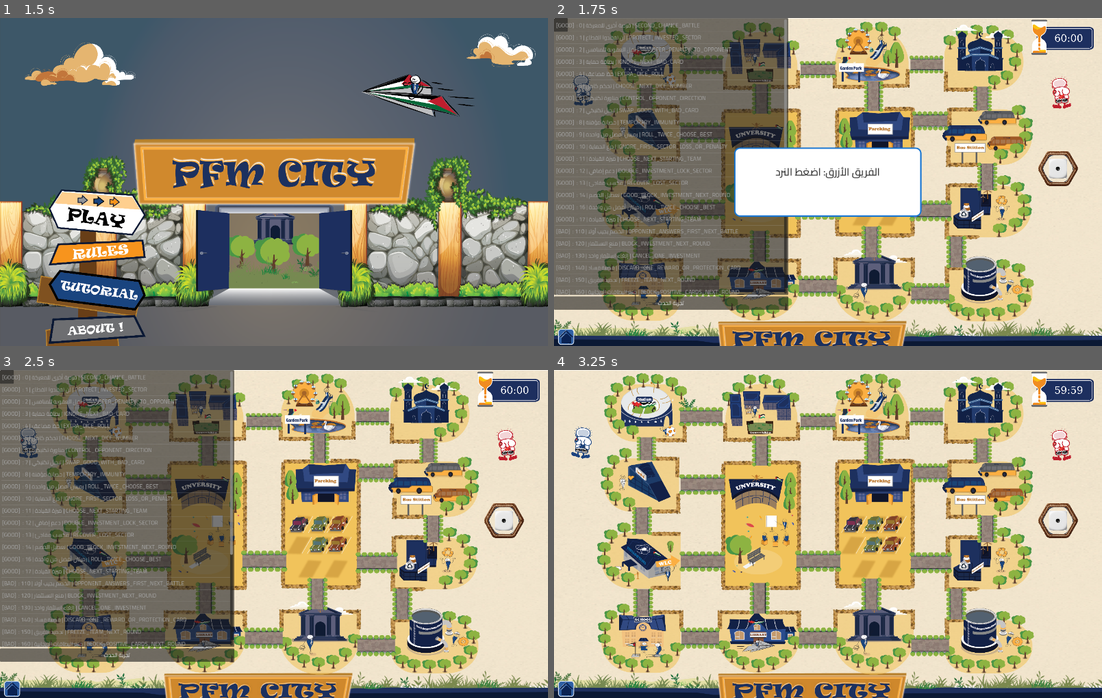
Above: before the commit, frames 1-4 (two rows, left to right).
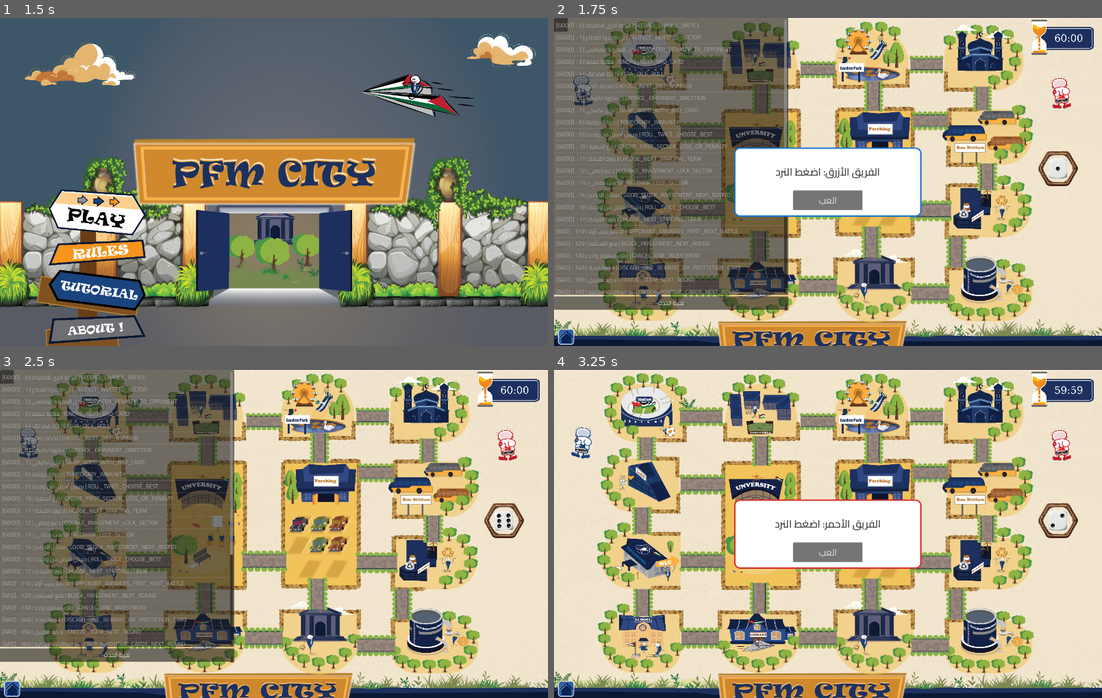
Above: after the commit, the same moments.

Repository: Ahmad-slh/pmf-city-origin
Game: Godot game, scene res://scenes/MainMenu.tscn
Same seed, same stepped clock (60 frames per second), same inputs: the game is played once before the commit and once after it.
Inputs (mouse positions are in pixels of both pictures, inside the frame that each line leads up to; where the layout moved, square brackets give the same spot in the first picture):
- Up to frame 1 (1.5 s): click (98, 211) at 0.5 s; click (98, 211) at 1.25 s
- Up to frame 2 (1.75 s): no input
- Up to frame 3 (2.5 s): click (274, 553) [274, 534] at 2 s
- Up to frame 4 (3.25 s): click "تجربة الحدث" at 2.75 s

Frame 1 is identical in both runs. In frame 2, 0.8% of the frame differs, in the area x 43-57%, y 52-59%; in frame 3, less than 0.1%; in frame 4, 7.2%, in the area x 32-94%, y 39-61%.

Commit message:
Add street card close button, roll-off play button, F10 debug shortcut
- StreetCard: add an X close button on the event face that follows
  the same close_card() path as the bottom button (applies effect,
  hides, ends turn) so there's a single close path instead of two
- board.gd: roll-off popup gets an optional "العب" button that skips
  waiting for the dice piece press and rolls immediately
- DebugEventPanel: F10 opens the choose-dice popup directly for
  manual testing of the six buttons; gated by the same
  OS.is_debug_build() check as F9, so it's a no-op in release builds
- sector_question_card: extract the answer timer duration into
  ANSWER_TIME_SECONDS (40s, up from 30s) as the single source of truth

Diff:
--- a/scenes/StreetCard.tscn
+++ b/scenes/StreetCard.tscn
@@ -22,6 +22,46 @@
 corner_radius_top_right = 10
 corner_radius_bottom_right = 10
 corner_radius_bottom_left = 10
+
+[sub_resource type="StyleBoxFlat" id="StyleBoxFlat_closenorm"]
+bg_color = Color(0.09, 0.145, 0.29, 0.78)
+border_width_left = 2
+border_width_top = 2
+border_width_right = 2
+border_width_bottom = 2
+border_color = Color(1, 1, 1, 0.55)
+corner_radius_top_left = 28
+corner_radius_top_right = 28
+corner_radius_bottom_right = 28
+corner_radius_bottom_left = 28
+shadow_color = Color(0, 0, 0, 0.35)
+shadow_size = 4
+
+[sub_resource type="StyleBoxFlat" id="StyleBoxFlat_closehover"]
+bg_color = Color(0.7529412, 0.22352941, 0.16862746, 0.92)
+border_width_left = 2
+border_width_top = 2
+border_width_right = 2
+border_width_bottom = 2
+border_color = Color(1, 1, 1, 0.85)
+corner_radius_top_left = 28
+corner_radius_top_right = 28
+corner_radius_bottom_right = 28
+corner_radius_bottom_left = 28
+shadow_color = Color(0, 0, 0, 0.35)
+shadow_size = 4
+
+[sub_resource type="StyleBoxFlat" id="StyleBoxFlat_closepress"]
+bg_color = Color(0.58, 0.16, 0.12, 1)
+border_width_left = 2
+border_width_top = 2
+border_width_right = 2
+border_width_bottom = 2
+border_color = Color(1, 1, 1, 0.85)
+corner_radius_top_left = 28
+corner_radius_top_right = 28
+corner_radius_bottom_right = 28
+corner_radius_bottom_left = 28
 
 [node name="StreetCard" type="CanvasLayer" unique_id=450592838]
 scale = Vector2(0.28, 0.28)
@@ -116,4 +156,27 @@
 theme_override_styles/hover = SubResource("StyleBoxFlat_bkdw7")
 autowrap_mode = 2
 
+[node name="CloseButton" type="Button" parent="player_image" unique_id=884213056]
+visible = false
+layout_mode = 0
+offset_left = 1200.0
+offset_top = 324.0
+offset_right = 1256.0
+offset_bottom = 380.0
+scale = Vector2(3.5, 3.5)
+mouse_default_cursor_shape = 2
+theme_override_colors/font_color = Color(1, 1, 1, 1)
+theme_override_colors/font_focus_color = Color(1, 1, 1, 1)
+theme_override_colors/font_hover_color = Color(1, 1, 1, 1)
+theme_override_colors/font_pressed_color = Color(1, 1, 1, 1)
+theme_override_constants/outline_size = 2
+theme_override_colors/font_outline_color = Color(0, 0, 0, 0.45)
+theme_override_font_sizes/font_size = 26
+theme_override_styles/normal = SubResource("StyleBoxFlat_closenorm")
+theme_override_styles/hover = SubResource("StyleBoxFlat_closehover")
+theme_override_styles/pressed = SubResource("StyleBoxFlat_closepress")
+theme_override_styles/focus = SubResource("StyleBoxFlat_closenorm")
+text = "X"
+
 [connection signal="pressed" from="player_image/Panel/NextButton" to="." method="_on_next_button_pressed"]
+[connection signal="pressed" from="player_image/CloseButton" to="." method="_on_close_button_pressed"]
--- a/scripts/DebugEventPanel.gd
+++ b/scripts/DebugEventPanel.gd
@@ -196,6 +196,24 @@
 		if event.pressed and not event.echo:
 			if event.keycode == KEY_F9:
 				_toggle_debug_event_panel()
+			elif event.keycode == KEY_F10:
+				_debug_open_choose_dice_popup()
+
+# ======================================================
+# اسم الدالة: _debug_open_choose_dice_popup
+# وظيفتها:
+# اختصار تجريبي مؤقت: يفتح نافذة اختيار رقم حجر النرد
+# (١-٦) مباشرة دون الحاجة لسحب بطاقة "تحكم كامل" فعليا.
+# مخصص فقط لاختبار الأزرار الستة يدويا، محمي بنفس شرط
+# OS.is_debug_build() فلا يظهر إطلاقا في نسخة الإصدار.
+# ======================================================
+func _debug_open_choose_dice_popup() -> void:
+	if main_ui == null or main_ui.board == null:
+		print("main_ui/board غير موجودة، تعذر فتح نافذة اختيار الرقم")
+		return
+
+	print("[Debug F10] فتح نافذة اختيار رقم حجر النرد مباشرة")
+	main_ui.board.show_choose_dice_popup(1)
 
 # ======================================================
 # اسم الدالة: _toggle_debug_event_panel
--- a/scripts/StreetCard.gd
+++ b/scripts/StreetCard.gd
@@ -9,6 +9,7 @@
 @onready var title_label: Label = $player_image/Panel/TitleLabel
 @onready var body_label: Label = $player_image/Panel/BodyLabel
 @onready var next_button: Button = $player_image/Panel/NextButton
+@onready var close_button: Button = $player_image/CloseButton
 
 @onready var player_image: TextureRect = $player_image
 
@@ -31,6 +32,9 @@
 	if not next_button.pressed.is_connected(_on_next_button_pressed):
 		next_button.pressed.connect(_on_next_button_pressed)
 
+	if not close_button.pressed.is_connected(_on_close_button_pressed):
+		close_button.pressed.connect(_on_close_button_pressed)
+
 
 func show_street_card(card_data: Dictionary, cell, board_ref) -> void:
 	var team_id = GameManager.current_team
@@ -42,6 +46,10 @@
 	is_showing_info = true
 
 	player_image.visible = true
+
+	# زر X يظهر فقط بعد قلب البطاقة إلى وجه الحدث
+	close_button.visible = false
+	close_button.disabled = false
 
 	if team_id == 1:
 		player_image.texture = load(
@@ -77,14 +85,53 @@
 			#"res://assets/images/streets/good_effects/Good01_F2.png"
 		#)
 	else:
-		apply_card_effect()
-		hide_card()
+		close_card()
+
+
+# ======================================================
+# اسم الدالة: _on_close_button_pressed
+# وظيفتها:
+# زر الإغلاق X في زاوية البطاقة. لا يفعل شيئا جديدا، بل
+# يسلك نفس مسار إغلاق الزر السفلي تماما عبر close_card،
+# فيطبق تأثير البطاقة ثم يخفيها وينهي الدور.
+#
+# الزر مخفي على وجه المعلومة ولا يظهر إلا بعد القلب، حتى لا
+# يغلق اللاعب البطاقة قبل أن يرى الحدث الذي سيطبق عليه
+# ======================================================
+func _on_close_button_pressed() -> void:
+
+	# لا إغلاق أثناء دوران البطاقة، كما في الزر السفلي
+	if is_flipping:
+		return
+
+	close_card()
+
+
+# ======================================================
+# اسم الدالة: close_card
+# وظيفتها:
+# مسار الإغلاق الوحيد للبطاقة: تطبيق التأثير ثم الإخفاء.
+# يستدعيه الزر السفلي وزر X معا حتى لا يتفرع المساران.
+#
+# current_card تُفرَّغ داخل hide_card، فاختبار الفراغ هنا
+# يمنع تطبيق التأثير أو إنهاء الدور مرتين لو وصل ضغطان
+# ======================================================
+func close_card() -> void:
+
+	if current_card.is_empty():
+		return
+
+	apply_card_effect()
+	hide_card()
 
 
 
 func show_event_side() -> void:
 
 	is_showing_info = false
+
+	# من هنا فصاعدا اللاعب رأى الحدث، فيحق له الإغلاق اليدوي
+	close_button.visible = true
 
 	var card_type = current_card.get("type")
 
@@ -216,6 +263,7 @@
 func flip_to_event_side_v1() -> void:
 	is_flipping = true
 	next_button.disabled = true
+	close_button.disabled = true
 
 	# اجعل نقطة دوران البطاقة في منتصفها
 	player_image.pivot_offset = player_image.size / 2.0
@@ -254,12 +302,14 @@
 
 	player_image.scale.x = 1.0
 	next_button.disabled = false
+	close_button.disabled = false
 	is_flipping = false
 
 func flip_to_event_side_v2() -> void:
 
 	is_flipping = true
 	next_button.disabled = true
+	close_button.disabled = true
 
 	# نقطة الدوران في منتصف البطاقة
 	player_image.pivot_offset = player_image.size / 2
@@ -335,4 +385,5 @@
 	player_image.scale = Vector2.ONE
 
 	next_button.disabled = false
+	close_button.disabled = false
 	is_flipping = false
--- a/scripts/board.gd
+++ b/scripts/board.gd
@@ -443,14 +443,22 @@
 
 # ينتظر ضغطة الفريق على النرد ويرجع النتيجة
 func _roll_off_wait_for_team(team_id: int) -> int:
-	await _show_roll_off_popup(
+	# زر "العب" يظهر على هذه البطاقة وحدها (نداء الفريق ليرمي)،
+	# وليس على بطاقتي "تعادل" أو "سيبدأ اللعب" الإعلاميتين فقط
+	var play_pressed: bool = await _show_roll_off_popup(
 		_team_display_name(team_id) + ": اضغط النرد",
 		"",
-		team_id
+		team_id,
+		true
 	)
 
 	# الآن فقط يقبل النرد الضغط
 	roll_off_accepting_click = true
+
+	# "العب" ينفّذ نفس ما يفعله الضغط المباشر على النرد، دون تكرار المنطق
+	if play_pressed:
+		dice.roll_dice()
+
 	var value: int = await roll_off_rolled
 	roll_off_accepting_click = false
 
@@ -465,7 +473,10 @@
 # ======================================================
 const ROLL_OFF_POPUP_SECONDS := 3.0
 
-func _show_roll_off_popup(title_text: String, score_text: String, team_id: int) -> void:
+# show_play_button: يضيف زر "العب" الذي يغلق البطاقة فورا ويرمي
+# النرد مباشرة، بدل انتظار اللاعب ليضغط قطعة النرد على اللوح.
+# يرجع true إذا أُغلقت البطاقة عبر هذا الزر تحديدا
+func _show_roll_off_popup(title_text: String, score_text: String, team_id: int, show_play_button: bool = false) -> bool:
 	var layer := CanvasLayer.new()
 	layer.layer = 130
 	add_child(layer)
@@ -525,11 +536,27 @@
 
 	# لامبدا GDScript تلتقط المتغيرات المحلية بالنسخة لا بالمرجع،
 	# فنستخدم قاموسا (نوع مرجعي) حتى يصل التغيير إلى هذه الدالة
-	var state := {"done": false}
+	var state := {"done": false, "play_pressed": false}
 
 	dismiss.pressed.connect(func() -> void:
 		state["done"] = true
 	)
+
+	if show_play_button:
+		var play_button := Button.new()
+		play_button.text = "العب"
+		play_button.size = Vector2(200, 56)
+		play_button.position = Vector2((panel_size.x - 200) / 2.0, panel_size.y - 76)
+		play_button.add_theme_font_size_override("font_size", 26)
+
+		# فوق زر dismiss الشفاف الذي يغطي اللوحة كلها، فيلتقط
+		# الضغط عليه هو تحديدا دون أن يمر إلى ما تحته
+		panel.add_child(play_button)
+
+		play_button.pressed.connect(func() -> void:
+			state["play_pressed"] = true
+			state["done"] = true
+		)
 
 	var timer := get_tree().create_timer(ROLL_OFF_POPUP_SECONDS)
 	timer.timeout.connect(func() -> void:
@@ -542,6 +569,8 @@
 	if is_instance_valid(layer):
 		GameManagerHelper.pop_input_block(layer)
 		layer.queue_free()
+
+	return state["play_pressed"]
 
 
 func _add_direction_button(
--- a/scripts/sector_question_card.gd
+++ b/scripts/sector_question_card.gd
@@ -55,8 +55,15 @@
 }
 
 
+# ======================================================
+# مدة الإجابة على السؤال بالثواني.
+# المصدر الوحيد للقيمة: كل من يضبط time_left يقرأ من هنا،
+# فلا يمكن أن يبقى موضع على قيمة قديمة عند تغيير المدة
+# ======================================================
+const ANSWER_TIME_SECONDS := 40.0
+
 var timer_running := false
-var time_left := 30.0
+var time_left := ANSWER_TIME_SECONDS
 
 
 # كم ثانية تبقى نتيجة الإجابة معروضة قبل أن تنقلب البطاقة
@@ -107,7 +114,7 @@
 	choos_player_2.visible = false
 
 	timer_running = false
-	time_left = 30.0
+	time_left = ANSWER_TIME_SECONDS
 
 
 
@@ -1235,7 +1242,7 @@
 		_start_answer_timer()
 	else:
 		timer_running=false
-		time_left = 30.0
+		time_left = ANSWER_TIME_SECONDS
 
 
 	answer_a_button.disabled = false
@@ -1280,8 +1287,8 @@
 # ======================================================
 # اسم الدالة: _start_answer_timer
 # وظيفتها:
-# المكان الوحيد الذي يشغل فيه مؤقت الإجابة، حتى لا تتكرر
-# القيمة 30 في أكثر من موضع فتختلف السلوكيات
+# المكان الوحيد الذي يشغل فيه مؤقت الإجابة. المدة نفسها
+# في ANSWER_TIME_SECONDS، فلا تتكرر قيمتها في أكثر من موضع
 # ======================================================
 func _start_answer_timer() -> void:
 	if _battle_answerer_has_no_time_limit():
@@ -1290,7 +1297,7 @@
 		timer_label.text = "⏳ بلا حد زمني"
 		return
 
-	time_left = 30.0
+	time_left = ANSWER_TIME_SECONDS
 	timer_running = true
 
 	timer_label.text = GameManagerHelper.format_time_label(int(time_left))
